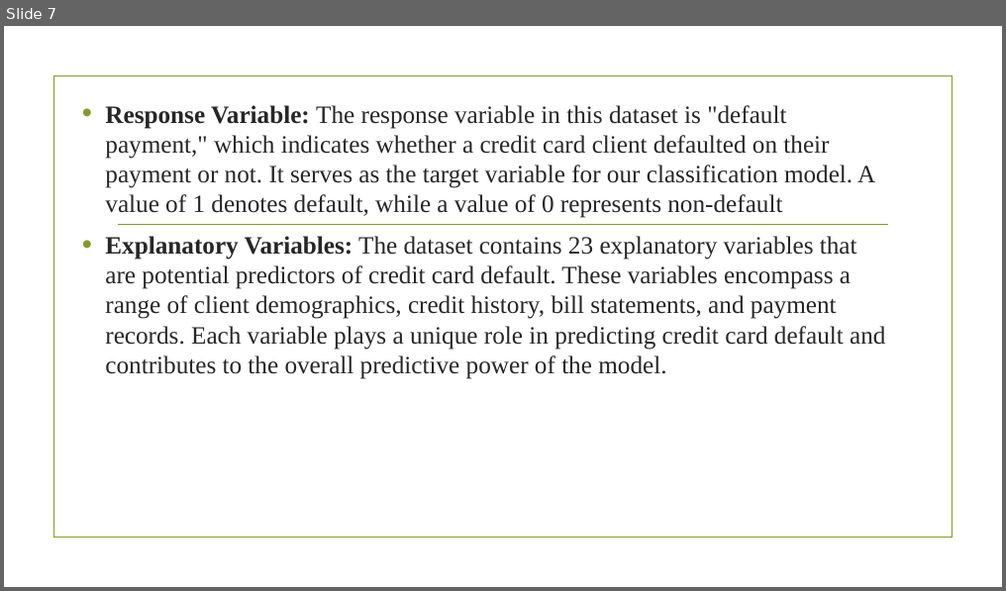
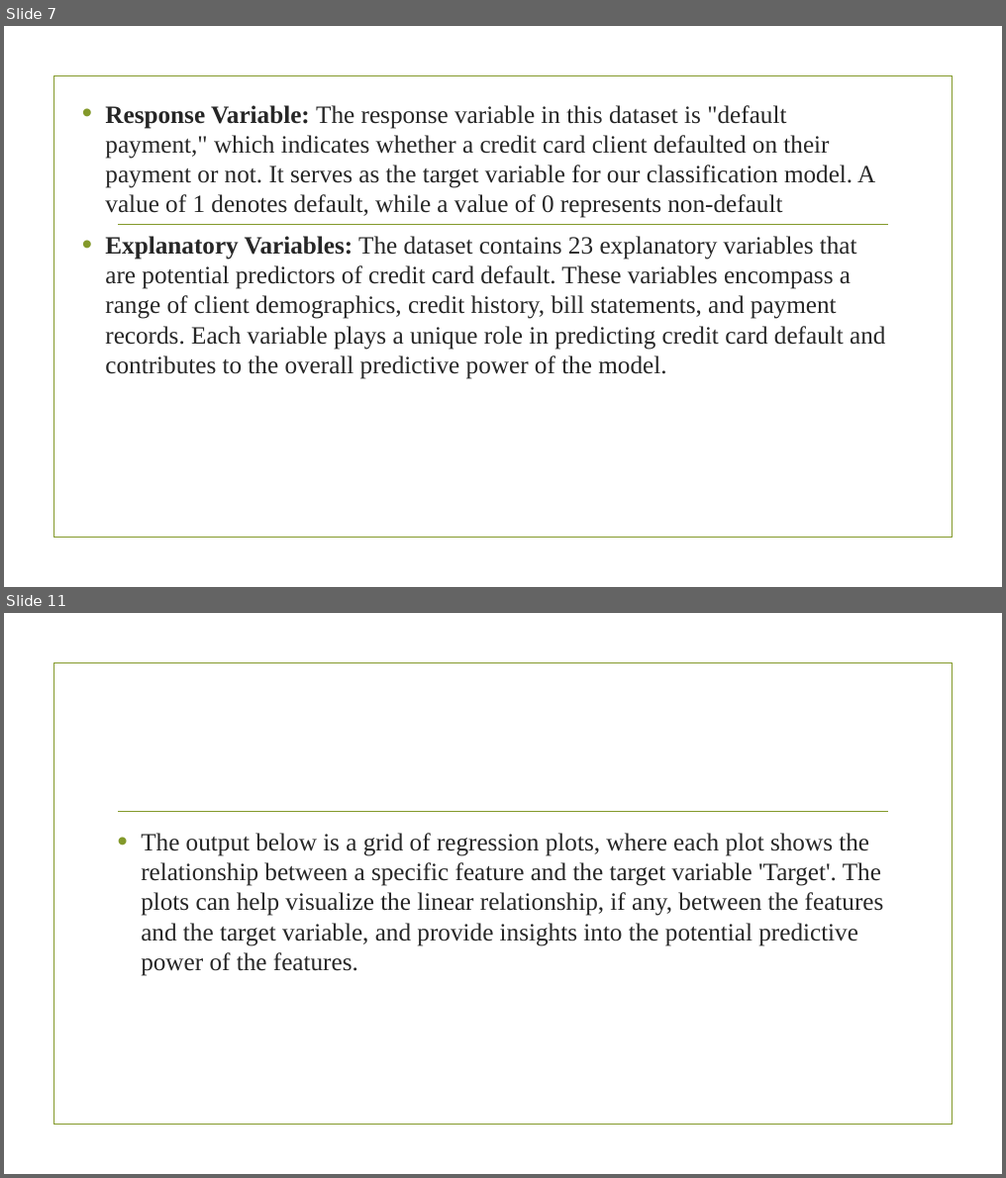
Before and after one commit to Imacharia/Default_predictor, a slide deck: CREDIT CARD DEFAULT PREDICTION.pptx. Shown one above the other, each under a label of ours: slide 7 before the commit, slides 7 and 11 after it; the slides between them are not shown. The pictures are 1006x591 and 1006x1178 pixels, drawn with LibreOffice and Linux fonts; fonts in the diff are those of the drawing; background and template pictures are left out. Boxes give left, top, right and bottom in pixels: in the first picture for what was removed or moved away, otherwise in the second. Text is boxed around its words. In the diff, an @@ line names an element or a change of style, - is before the commit and + after.

```diff
--- a/CREDIT CARD DEFAULT PREDICTION.pptx
+++ b/CREDIT CARD DEFAULT PREDICTION.pptx
@@ slide 11 added at (4, 613, 1002, 1174), background picture (left out); not listed: 2 template elements that a slide beside it also shows @@
@@ text added at (141, 833, 884, 976), 24 pt, text #262626 @@
+• The output below is a grid of regression plots, where each plot shows the relationship between a specific feature and the target variable 'Target'. The plots can help visualize the linear relationship, if any, between the features and the target variable, and provide insights into the potential predictive power of the features.
```
Also in this commit, not shown: 13 other slides added, 1 slide removed, 43 other files.
